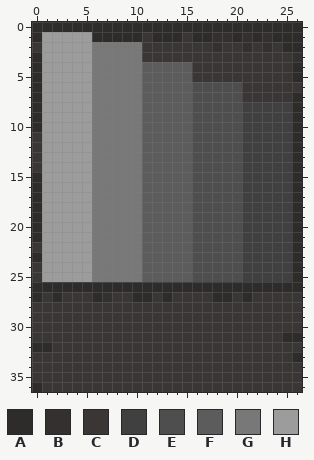
File history of a pixel-art sprite, graphics/maze/Stairs.png. Above, as it was before the edit.
The file is 27x37 pixels. Colours within 5 levels of each other are drawn and written as one.
Palette (. is transparent): A #2e2b2b  B #343030  C #3a3636  D #404040  E #4e4e4e  F #5c5c5c  G #787878  H #9c9c9c
Pixels before, first column x 0:
 0 AAAAAAAAAAAAAAAAAAAAAAAAAAA
 1 AHHHHHAAAAACAAACAABBABABAAA
 2 CHHHHHGGGGGCCCCCCCBCCBCBCAA
 3 AHHHHHGGGGGCCCCCCCCCCCCCCCB
 4 AHHHHHGGGGGFFFFFCCCCCCCCCCA
 5 AHHHHHGGGGGFFFFFCCCCCCCCCCA
 6 AHHHHHGGGGGFFFFFEEEEECCCCCC
 7 AHHHHHGGGGGFFFFFEEEEECCCCCA
 8 AHHHHHGGGGGFFFFFEEEEEDDDDDA
 9 AHHHHHGGGGGFFFFFEEEEEDDDDDA
10 AHHHHHGGGGGFFFFFEEEEEDDDDDA
11 CHHHHHGGGGGFFFFFEEEEEDDDDDA
12 CHHHHHGGGGGFFFFFEEEEEDDDDDA
13 CHHHHHGGGGGFFFFFEEEEEDDDDDA
14 CHHHHHGGGGGFFFFFEEEEEDDDDDA
15 AHHHHHGGGGGFFFFFEEEEEDDDDDA
16 AHHHHHGGGGGFFFFFEEEEEDDDDDA
17 AHHHHHGGGGGFFFFFEEEEEDDDDDA
18 AHHHHHGGGGGFFFFFEEEEEDDDDDA
19 AHHHHHGGGGGFFFFFEEEEEDDDDDA
20 AHHHHHGGGGGFFFFFEEEEEDDDDDA
21 AHHHHHGGGGGFFFFFEEEEEDDDDDA
22 CHHHHHGGGGGFFFFFEEEEEDDDDDA
23 AHHHHHGGGGGFFFFFEEEEEDDDDDA
24 CHHHHHGGGGGFFFFFEEEEEDDDDDA
25 CHHHHHGGGGGFFFFFEEEEEDDDDDA
26 AAAAAAAAAAAAAAAAAAAAAAAAAAA
27 ACACCCABCCAACACCCCAACACCCCC
28 CCCCCCCCCCCCCCCCCCCCCCCCCCC
29 CCCCCCCCCCCCCCCCCCCCCCCCCCC
30 CCCCCCCCCCCCCCCCCCCCCCCCCCC
31 CCCCCCCCCCCCCCCCCCCCCCCCCAA
32 AACCCCCCCCCCCCCCCCCCCCCCCCC
33 CCCCCCCCCCCCCCCCCCCCCCCCCCA
34 CCCCCCCCCCCCCCCCCCCCCCCCCCC
35 CCCCCCCCCCCCCCCCCCCCCCCCCCC
36 ACCCCCCCCCCCCCCCCCCCCCCCCCC
The same view after the edit:
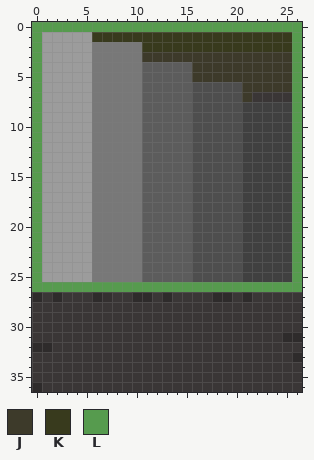
Colours new in this view: J #3d3a2a  K #383a1d  L #569b4e
Edits made:
Colour C becomes colour J in row 3 at x 11 to 25; in rows 4 to 5 at x 16 to 25; in row 6 at x 21 to 25; in row 7 at x 21.
Colour A becomes colour K in row 1 at x 6 to 10, 12 to 14, 16 to 17, 20, 22 and 24 to 25; in row 2 at x 25.
Colour B becomes colour K in row 1 at x 18 to 19, 21 and 23; in row 2 at x 18, 21 and 23.
Colour C becomes colour K in row 1 at x 11 and 15; in row 2 at x 11 to 17, 19 to 20, 22 and 24.
Colour A becomes colour L in row 0 at x 0 to 26; in row 1 at x 0 and 26; in row 2 at x 26; in row 3 at x 0; in rows 4 to 5 at x 0 and 26; in row 6 at x 0.
Colour A becomes colour L in rows 7 to 10 at x 0 and 26; in rows 11 to 14 at x 26; in rows 15 to 21 at x 0 and 26; in row 22 at x 26; in row 23 at x 0 and 26; in rows 24 to 25 at x 26.
Colour A becomes colour L in row 26 at x 0 to 26.
Colour B becomes colour L in row 3 at x 26.
Colour C becomes colour L in row 2 at x 0; in row 6 at x 26; in rows 11 to 14 at x 0; in row 22 at x 0; in rows 24 to 25 at x 0.
Pixel boxes of the changes (left, top, right, bottom) in both pictures:
changed: (32, 22, 302, 292)
